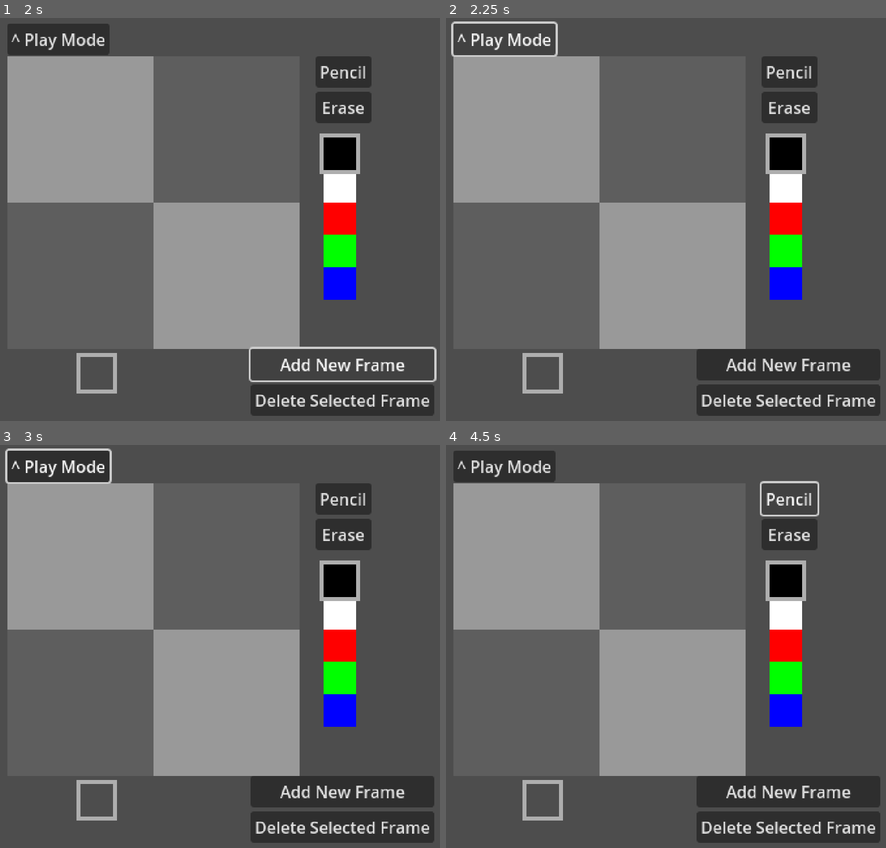
Above: before the commit, frames 1-4 (two rows, left to right).
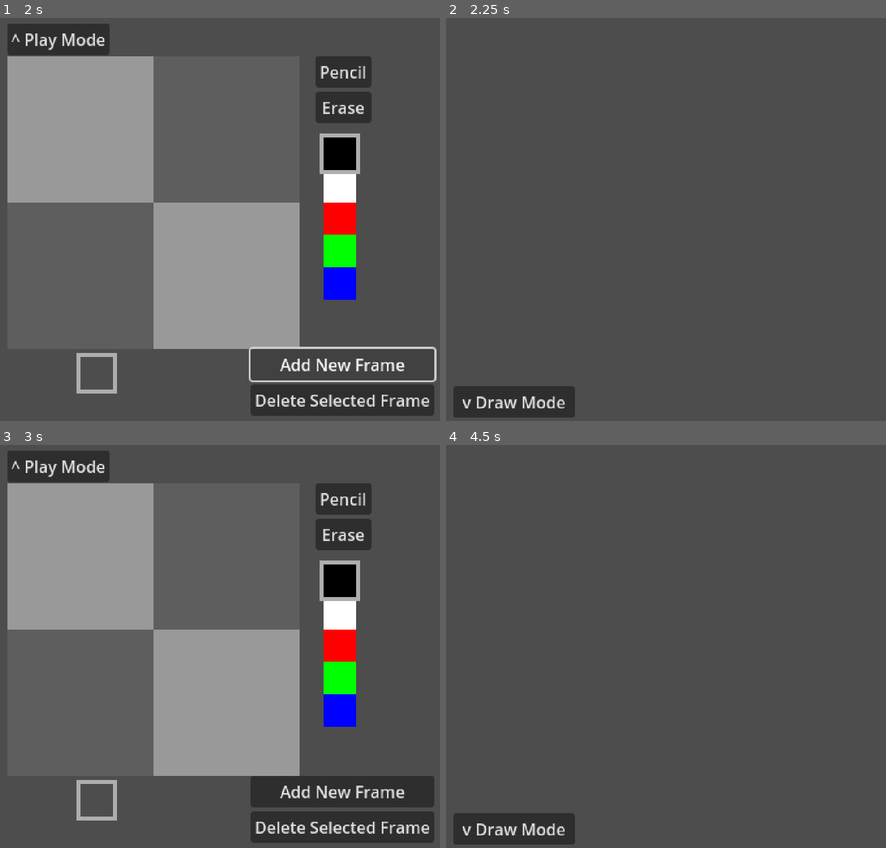
Above: after the commit, the same moments.

Repository: kennethbchen/Fireworkshop-Game
Game: Godot game, scene res://main.tscn
Two runs of this game, one before a commit and one after it. Both use one fixed random seed, a clock stepped at 60 frames per second and the inputs below.
Inputs (mouse positions are in pixels of both pictures, inside the frame that each line leads up to):
- Up to frame 1 (2 s): click "Add New Frame" at 0.5 s; click "Add New Frame" at 1.25 s
- Up to frame 2 (2.25 s): click "^ Play Mode" at 2 s
- Up to frame 3 (3 s): click (66, 827) at 2.75 s, where only the run after the commit has a clickable "v Draw Mode"
- Up to frame 4 (4.5 s): click "^ Play Mode" at 3.5 s; click (789, 497) at 4.25 s, where only the run before the commit has a clickable "Pencil"

Frame 1 is identical in both runs. In frame 2, 38% of the frame differs, in the area x 1-99%, y 0-100%; in frame 3, 0.3%; in frame 4, 39%, in the area x 1-99%, y 1-100%.

Commit message:
Started implementing play mode camera

Diff:
--- a/main.tscn
+++ b/main.tscn
@@ -1,6 +1,7 @@
-[gd_scene load_steps=14 format=3 uid="uid://i7vtjolmol5c"]
+[gd_scene load_steps=15 format=3 uid="uid://i7vtjolmol5c"]
 
 [ext_resource type="Script" path="res://scripts/player_data.gd" id="1_2o573"]
+[ext_resource type="Script" path="res://scripts/camera.gd" id="1_5hvaw"]
 [ext_resource type="Script" path="res://scripts/debug_commands.gd" id="1_255dg"]
 [ext_resource type="Script" path="res://scripts/global_tool_settings.gd" id="1_om5vq"]
 [ext_resource type="Script" path="res://scripts/player_controls.gd" id="2_3u3oc"]
@@ -33,6 +34,7 @@
 
 [node name="Camera2D" type="Camera2D" parent="."]
 position = Vector2(225, 202.5)
+script = ExtResource("1_5hvaw")
 
 [node name="DebugCommands" type="Node" parent="."]
 script = ExtResource("1_255dg")
@@ -183,12 +185,21 @@
 layout_mode = 2
 text = "Delete Selected Frame"
 
-[node name="Button" type="Button" parent="CreateModeUI"]
+[node name="PlayModeButton" type="Button" parent="CreateModeUI"]
 offset_left = 8.0
 offset_top = 8.0
 offset_right = 109.0
 offset_bottom = 39.0
 text = "^ Play Mode"
+
+[node name="PlayModeUI" type="Node" parent="."]
+
+[node name="DrawModeButton" type="Button" parent="PlayModeUI"]
+offset_left = 8.0
+offset_top = -40.0
+offset_right = 128.0
+offset_bottom = -9.0
+text = "v Draw Mode"
 
 [node name="PlayerData" type="Node" parent="."]
 unique_name_in_owner = true
@@ -218,5 +229,7 @@
 [connection signal="pressed" from="CreateModeUI/Tools/EraserButton" to="PlayerControls" method="change_tool_from_name" binds= ["eraser"]]
 [connection signal="pressed" from="CreateModeUI/FlipbookFrameControls/VBoxContainer/AddFrameButton" to="PlayerData" method="append_new_frame"]
 [connection signal="pressed" from="CreateModeUI/FlipbookFrameControls/VBoxContainer/DeleteSelectedFrameButton" to="PlayerData" method="delete_frame"]
+[connection signal="pressed" from="CreateModeUI/PlayModeButton" to="Camera2D" method="goto_play_mode"]
+[connection signal="pressed" from="PlayModeUI/DrawModeButton" to="Camera2D" method="goto_draw_mode"]
 [connection signal="current_flipbook_changed" from="PlayerData" to="CreateModeUI/FlipbookNavigator" method="_on_current_flipbook_changed"]
 [connection signal="current_frame_changed" from="PlayerData" to="CreateModeUI/DrawingArea" method="_on_current_frame_changed"]
--- /dev/null
+++ b/scripts/camera.gd
@@ -0,0 +1,17 @@
+extends Camera2D
+
+
+func _ready():
+	position = _get_draw_mode_position()
+
+func goto_draw_mode():
+	position = _get_draw_mode_position()
+
+func goto_play_mode():
+	position = _get_play_mode_position()
+
+func _get_draw_mode_position() -> Vector2:
+	return get_viewport_rect().size / 2
+
+func _get_play_mode_position() -> Vector2:
+	return _get_draw_mode_position() * Vector2(1, -1)
